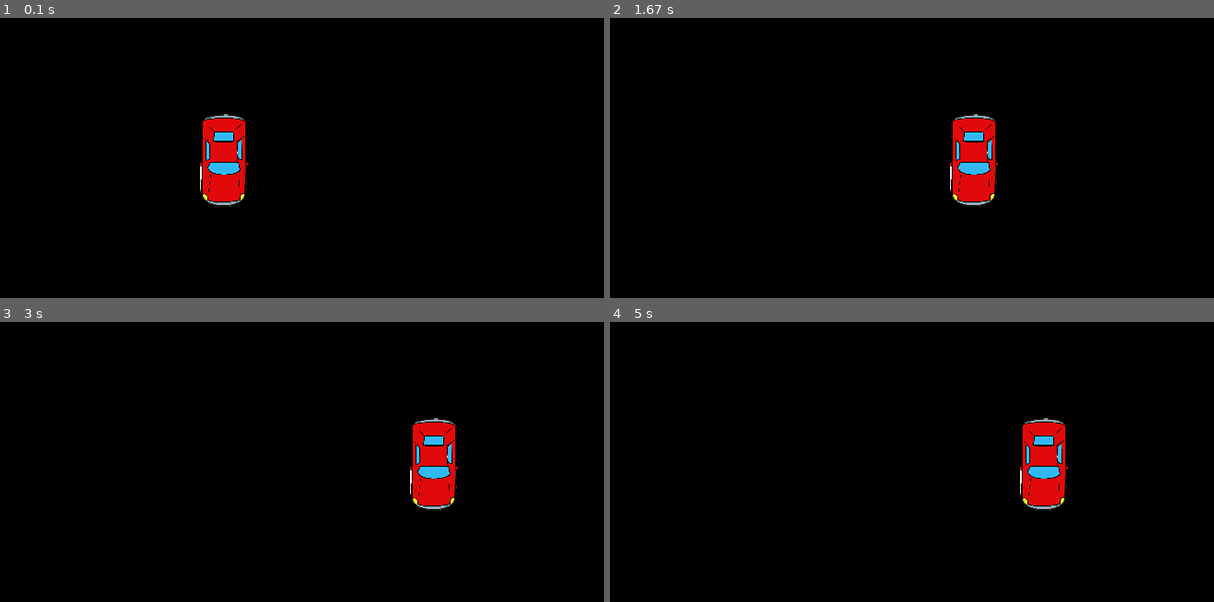
Above: before the commit, frames 1-4 (two rows, left to right).
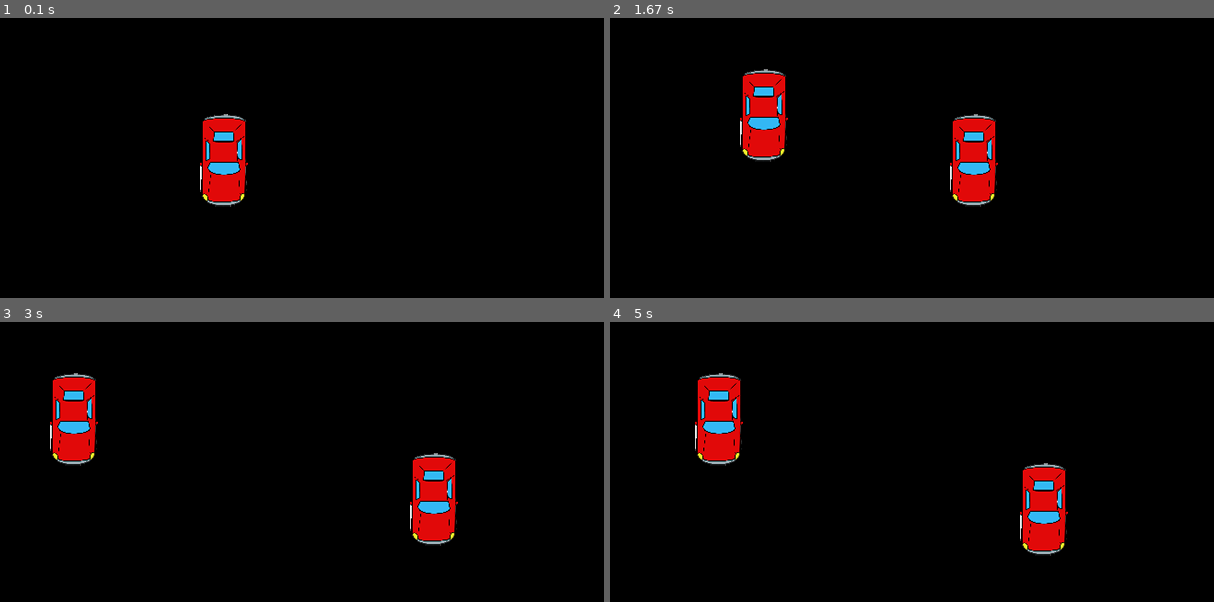
Above: after the commit, the same moments.

Repository: jeffreyrainy/pygame
Game: pygame game, started from base/main.py
Two runs of this game, one before a commit and one after it. Both use one fixed random seed, a clock stepped at 60 frames per second and the inputs below.
Inputs:
- Up to frame 1 (0.1 s): no input
- Up to frame 2 (1.67 s): hold A 0.33-0.8 s; hold Right 0.33-0.8 s; hold Right 0.83-1.3 s; hold W 1.33-1.63 s
- Up to frame 3 (3 s): hold Right 1.67-2.13 s; hold A 2.17-2.7 s; hold Down from 2.73 s (still down)
- Up to frame 4 (5 s): release Down at 3.03 s; hold A 3.07-3.47 s; hold Up 3.5-3.87 s; hold D 3.9-4.53 s; hold Down 4.57-4.93 s; hold A from 4.97 s (still down)

The runs differ from the first frame. In frame 1, less than 0.1% of the frame differs, in the area x 33-41%, y 34-67%; in frame 2, 2.3%; in frame 3, 4.9%; in frame 4, 5.4%, in the area x 14-76%, y 18-84%.

Commit message:
2 voitures

Diff:
--- a/base/basegame.py
+++ b/base/basegame.py
@@ -1,5 +1,6 @@
 import pygame
 from pygame.locals import *
+from voiture import Voiture
 
 class Game():
     def __init__(self):
@@ -8,10 +9,8 @@
         pygame.init()
         self.clockFPS = pygame.time.Clock()
         self.displaySurf = pygame.display.set_mode((800, 600))
-        self.sprite = pygame.image.load("Enemy.png")
-        self.posX = 200
-        self.posY = 200
-
+        self.v1 = Voiture()
+        self.v2 = Voiture()
     def events(self):
 
         for event in pygame.event.get():
@@ -23,16 +22,30 @@
     def update(self):
 
         if self.pressed_keys[K_LEFT]:
-            self.posX = self.posX - 5
+            self.v1.posX = self.v1.posX - 5
         if self.pressed_keys[K_RIGHT]:
-            self.posX = self.posX + 5
+            self.v1.posX = self.v1.posX + 5
+        if self.pressed_keys[K_UP]:
+            self.v1.posY = self.v1.posY - 5
+        if self.pressed_keys[K_DOWN]:
+            self.v1.posY = self.v1.posY + 5
+
+        if self.pressed_keys[K_a]:
+            self.v2.posX = self.v2.posX - 5
+        if self.pressed_keys[K_d]:
+            self.v2.posX = self.v2.posX + 5
+        if self.pressed_keys[K_w]:
+            self.v2.posY = self.v2.posY - 5
+        if self.pressed_keys[K_s]:
+            self.v2.posY = self.v2.posY + 5
 
         self.clockFPS.tick(30)
 
     def display(self):
 
         self.displaySurf.fill((0, 0, 0))
-        self.displaySurf.blit(self.sprite, (self.posX, self.posY))
+        self.displaySurf.blit(self.v1.sprite, (self.v1.posX, self.v1.posY))
+        self.displaySurf.blit(self.v2.sprite, (self.v2.posX, self.v2.posY))
         pygame.display.update()
 
     def quit(self):
--- /dev/null
+++ b/base/voiture.py
@@ -0,0 +1,8 @@
+import pygame
+from pygame.locals import *
+
+class Voiture():
+    def __init__(self):
+        self.sprite = pygame.image.load("Enemy.png")
+        self.posX = 200
+        self.posY = 200
